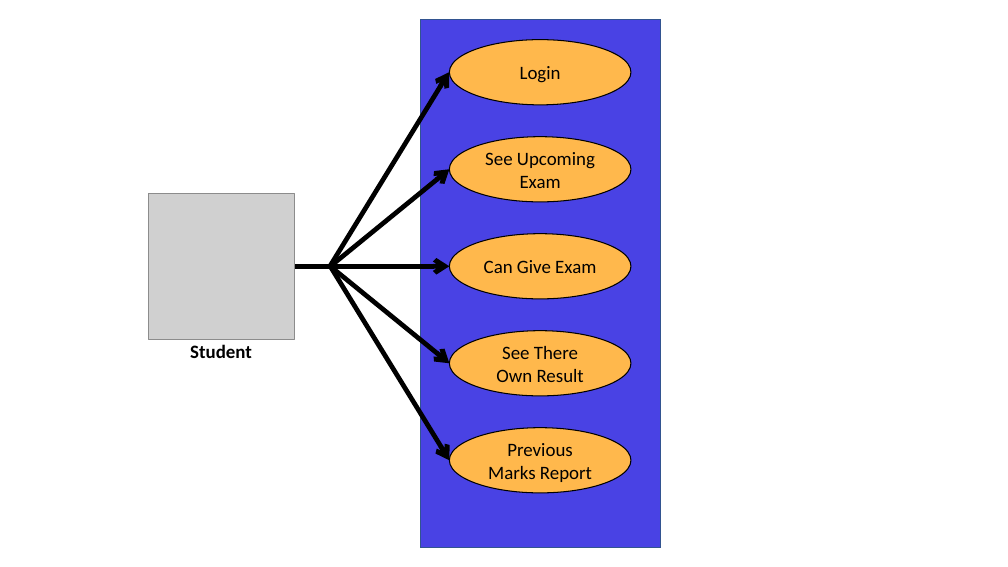
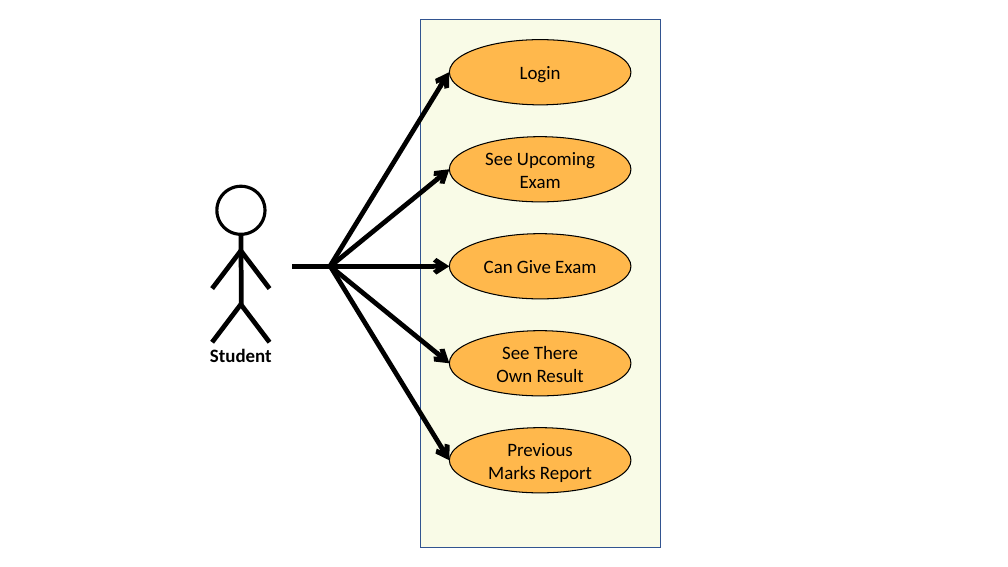
Before and after one commit to mohit-en/parixa, a slide deck: slide 3 of Documentation/Diagrams.pptx. Drawn at 1008x567 pixels with LibreOffice and Linux fonts; fonts in the diff are those of the drawing; grey boxes stand for pictures. Boxes give left, top, right and bottom in pixels: in the first picture for what was removed or moved away, otherwise in the second. Text is boxed around its words. In the diff, an @@ line names an element or a change of style, - is before the commit and + after.

```diff
--- a/Documentation/Diagrams.pptx
+++ b/Documentation/Diagrams.pptx
@@ rectangle at [420,20,661,548]: fill #4942E4 to #F9FBE7 @@
@@ picture removed at [148,194,294,340] @@
@@ group added at [212,186,270,343]: 5 lines, 1 ellipse @@
@@ text "Student": place and size @@
-text "Student" at [190,344,252,358]
+text "Student" at [210,348,272,362]
```
Also in this commit, not shown: 2 other slides changed, 1 slide added, 1 slide removed, 4 other files.
